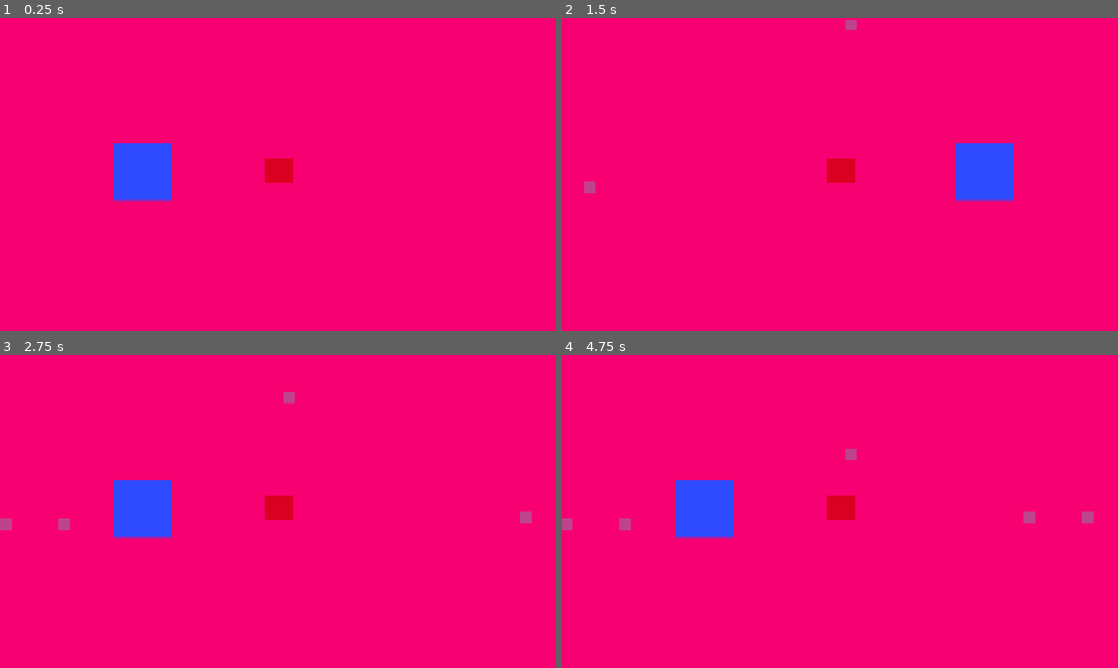
Above: before the commit, frames 1-4 (two rows, left to right).
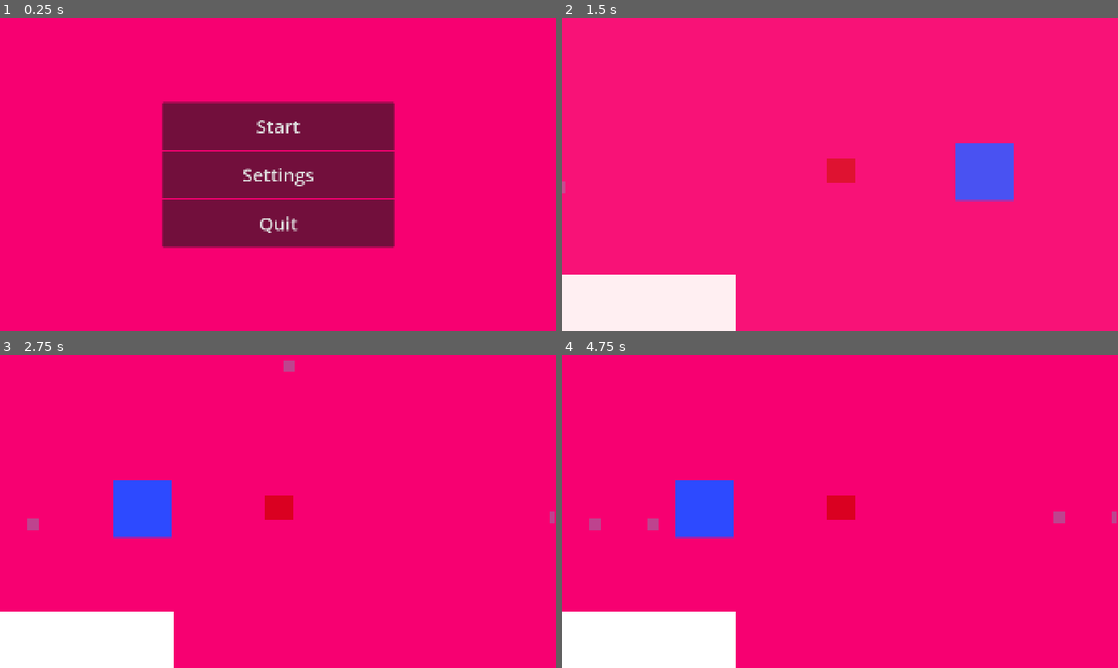
Above: after the commit, the same moments.

Repository: BessMoth/Unmatched
Game: Godot game, scene res://src/Ui/startUI/ui.tscn
Two runs of this game, one before a commit and one after it. Both use one fixed random seed, a clock stepped at 60 frames per second and the inputs below. Before the commit the project starts from res://main.tscn.
Inputs (mouse positions are in pixels of both pictures, inside the frame that each line leads up to):
- Up to frame 1 (0.25 s): no input
- Up to frame 2 (1.5 s): click (840, 124) at 0.5 s, where only the run after the commit has a clickable "Start"; hold Right (right) from 1.28 s (still down)
- Up to frame 3 (2.75 s): release Right (right) at 2.03 s; hold Left (left) from 2.03 s (still down)
- Up to frame 4 (4.75 s): release Left (left) at 2.78 s; hold Right (right) 2.78-3.53 s; hold Up (up) 3.53-4.28 s; hold Left (left) from 4.28 s (still down)

The runs differ from the first frame. In frame 1, 21% of the frame differs, in the area x 20-71%, y 26-74%; in frame 2, 7.7%; in frame 3, 6.1%; in frame 4, 6.3%.

Commit message:
add/: heart dispawn

Diff:
--- a/main.tscn
+++ /dev/null
@@ -1,45 +0,0 @@
-[gd_scene load_steps=4 format=3 uid="uid://ur4y72wvkm8k"]
-
-[ext_resource type="PackedScene" uid="uid://dlf8ysbmj0qq4" path="res://src/player/player.tscn" id="1_ig7tw"]
-[ext_resource type="PackedScene" uid="uid://d24nwue6r8hmu" path="res://src/spawn/spawn.tscn" id="2_0xm2m"]
-[ext_resource type="PackedScene" uid="uid://cv5id112qu6yd" path="res://src/match/match.tscn" id="3_h2yge"]
-
-[node name="Main" type="Node2D"]
-
-[node name="CanvasLayer" type="CanvasLayer" parent="."]
-
-[node name="SubViewportContainer" type="SubViewportContainer" parent="CanvasLayer"]
-anchors_preset = 15
-anchor_right = 1.0
-anchor_bottom = 1.0
-offset_left = -3.0
-offset_top = 6.0
-offset_right = -3.0
-offset_bottom = 6.0
-grow_horizontal = 2
-grow_vertical = 2
-stretch = true
-
-[node name="SubViewport" type="SubViewport" parent="CanvasLayer/SubViewportContainer"]
-handle_input_locally = false
-size = Vector2i(1920, 1080)
-render_target_update_mode = 4
-
-[node name="Player" parent="CanvasLayer/SubViewportContainer/SubViewport" instance=ExtResource("1_ig7tw")]
-position = Vector2(10, -8)
-
-[node name="Spawn" parent="CanvasLayer/SubViewportContainer/SubViewport" instance=ExtResource("2_0xm2m")]
-position = Vector2(-71, 556)
-spawn_direction = 2
-
-[node name="Spawn2" parent="CanvasLayer/SubViewportContainer/SubViewport" instance=ExtResource("2_0xm2m")]
-unique_name_in_owner = true
-position = Vector2(2068, 536)
-spawn_direction = 1
-
-[node name="Spawn3" parent="CanvasLayer/SubViewportContainer/SubViewport" instance=ExtResource("2_0xm2m")]
-unique_name_in_owner = true
-position = Vector2(979, -155)
-
-[node name="Match" parent="CanvasLayer/SubViewportContainer/SubViewport" instance=ExtResource("3_h2yge")]
-position = Vector2(918, 475)
--- a/project.godot
+++ b/project.godot
@@ -12,7 +12,7 @@
 
 config/name="Unmatched"
 config/tags=PackedStringArray("project")
-run/main_scene="uid://ur4y72wvkm8k"
+run/main_scene="uid://biewud65bk8xr"
 config/features=PackedStringArray("4.4", "Mobile")
 config/icon="res://icon.svg"
 
--- /dev/null
+++ b/src/Ui/InGameUI/Heart.tscn
@@ -0,0 +1,10 @@
+[gd_scene format=3 uid="uid://b6nedpledqouk"]
+
+[node name="Heart" type="ColorRect"]
+anchors_preset = 15
+anchor_right = 1.0
+anchor_bottom = 1.0
+grow_horizontal = 2
+grow_vertical = 2
+size_flags_horizontal = 3
+size_flags_vertical = 3
--- /dev/null
+++ b/src/Ui/InGameUI/in_game_ui.gd
@@ -0,0 +1,12 @@
+extends Control
+
+@export var the_match: Match
+@onready var h_box_container: HBoxContainer = $HBoxContainer
+@onready var heart_3: ColorRect = $HBoxContainer/Heart3
+
+func _ready() -> void:
+	the_match.connect("lostLives", _on_lostLives)
+
+func _on_lostLives()->void:
+	if the_match.getLives() >= 0:
+		h_box_container.get_children()[the_match.getLives()].modulate.a = 0
--- /dev/null
+++ b/src/Ui/InGameUI/in_game_ui.tscn
@@ -0,0 +1,31 @@
+[gd_scene load_steps=3 format=3 uid="uid://b0lboht653fwj"]
+
+[ext_resource type="PackedScene" uid="uid://b6nedpledqouk" path="res://src/Ui/InGameUI/Heart.tscn" id="1_boiuo"]
+[ext_resource type="Script" uid="uid://yr1bnqkier0o" path="res://src/Ui/InGameUI/in_game_ui.gd" id="1_o4h7n"]
+
+[node name="InGameUI" type="Control"]
+layout_mode = 3
+anchors_preset = 15
+anchor_right = 1.0
+anchor_bottom = 1.0
+grow_horizontal = 2
+grow_vertical = 2
+script = ExtResource("1_o4h7n")
+
+[node name="HBoxContainer" type="HBoxContainer" parent="."]
+layout_mode = 1
+anchors_preset = 2
+anchor_top = 1.0
+anchor_bottom = 1.0
+offset_top = -200.0
+offset_right = 600.0
+grow_vertical = 0
+
+[node name="Heart" parent="HBoxContainer" instance=ExtResource("1_boiuo")]
+layout_mode = 2
+
+[node name="Heart2" parent="HBoxContainer" instance=ExtResource("1_boiuo")]
+layout_mode = 2
+
+[node name="Heart3" parent="HBoxContainer" instance=ExtResource("1_boiuo")]
+layout_mode = 2
--- a/src/Ui/ui.gd
+++ b/src/Ui/startUI/ui.gd
@@ -1,6 +1,6 @@
 extends Control
 
-@export var scene: PackedScene = load("res://main.tscn")
+@export var scene: PackedScene = preload("res://src/main.tscn")
 
 func _on_start_button_down() -> void:
 	SceneTranslation.change_scene(scene)
--- a/src/Ui/ui.tscn
+++ b/src/Ui/startUI/ui.tscn
@@ -1,7 +1,7 @@
 [gd_scene load_steps=3 format=3 uid="uid://biewud65bk8xr"]
 
-[ext_resource type="Script" uid="uid://d32impx54my5i" path="res://src/Ui/ui.gd" id="1_f2i1s"]
-[ext_resource type="PackedScene" uid="uid://ddicdfikpjcnw" path="res://src/Ui/custom_button.tscn" id="2_rbcuf"]
+[ext_resource type="Script" uid="uid://d32impx54my5i" path="res://src/Ui/startUI/ui.gd" id="1_f2i1s"]
+[ext_resource type="PackedScene" uid="uid://ddicdfikpjcnw" path="res://src/Ui/startUI/custom_button.tscn" id="2_rbcuf"]
 
 [node name="Ui" type="Control"]
 layout_mode = 3
--- a/src/level.tscn
+++ /dev/null
@@ -1,3 +0,0 @@
-[gd_scene format=3 uid="uid://0xxuk42pxld5"]
-
-[node name="Level" type="Node2D"]
--- /dev/null
+++ b/src/main.tscn
@@ -0,0 +1,50 @@
+[gd_scene load_steps=5 format=3 uid="uid://ur4y72wvkm8k"]
+
+[ext_resource type="PackedScene" uid="uid://dlf8ysbmj0qq4" path="res://src/player/player.tscn" id="1_5q4o7"]
+[ext_resource type="PackedScene" uid="uid://d24nwue6r8hmu" path="res://src/spawn/spawn.tscn" id="2_3cfgd"]
+[ext_resource type="PackedScene" uid="uid://cv5id112qu6yd" path="res://src/match/match.tscn" id="3_fyndt"]
+[ext_resource type="PackedScene" uid="uid://b0lboht653fwj" path="res://src/Ui/InGameUI/in_game_ui.tscn" id="4_3cfgd"]
+
+[node name="Main" type="Node2D"]
+
+[node name="CanvasLayer" type="CanvasLayer" parent="."]
+
+[node name="SubViewportContainer" type="SubViewportContainer" parent="CanvasLayer"]
+anchors_preset = 15
+anchor_right = 1.0
+anchor_bottom = 1.0
+offset_left = -3.0
+offset_top = 6.0
+offset_right = -3.0
+offset_bottom = 6.0
+grow_horizontal = 2
+grow_vertical = 2
+stretch = true
+
+[node name="SubViewport" type="SubViewport" parent="CanvasLayer/SubViewportContainer"]
+handle_input_locally = false
+size = Vector2i(1920, 1080)
+render_target_update_mode = 4
+
+[node name="Player" parent="CanvasLayer/SubViewportContainer/SubViewport" instance=ExtResource("1_5q4o7")]
+position = Vector2(10, -8)
+
+[node name="Match" parent="CanvasLayer/SubViewportContainer/SubViewport" instance=ExtResource("3_fyndt")]
+position = Vector2(918, 475)
+
+[node name="Spawns" type="Node2D" parent="CanvasLayer/SubViewportContainer/SubViewport"]
+
+[node name="Spawn" parent="CanvasLayer/SubViewportContainer/SubViewport/Spawns" instance=ExtResource("2_3cfgd")]
+position = Vector2(-71, 556)
+spawn_direction = 2
+
+[node name="Spawn2" parent="CanvasLayer/SubViewportContainer/SubViewport/Spawns" instance=ExtResource("2_3cfgd")]
+position = Vector2(2068, 536)
+spawn_direction = 1
+
+[node name="Spawn3" parent="CanvasLayer/SubViewportContainer/SubViewport/Spawns" instance=ExtResource("2_3cfgd")]
+position = Vector2(979, -155)
+
+[node name="InGameUI" parent="CanvasLayer/SubViewportContainer" node_paths=PackedStringArray("the_match") instance=ExtResource("4_3cfgd")]
+layout_mode = 2
+the_match = NodePath("../SubViewport/Match")
--- a/src/match/match.gd
+++ b/src/match/match.gd
@@ -1,9 +1,14 @@
 extends Area2D
+class_name Match
+signal lostLives
 
 @export var lives: int = 3
 
 func _on_body_entered(body: Node2D) -> void:
 	if body is Fire:
 		lives-= 1
+		emit_signal("lostLives")
 		body.queue_free()
-		print(lives)
+
+func getLives()->int:
+	return lives
Not shown, added: src/Ui/InGameUI/in_game_ui.gd.uid
Renamed: src/Ui/custom_button.tscn -> src/Ui/startUI/custom_button.tscn
Renamed: src/Ui/ui.gd.uid -> src/Ui/startUI/ui.gd.uid
